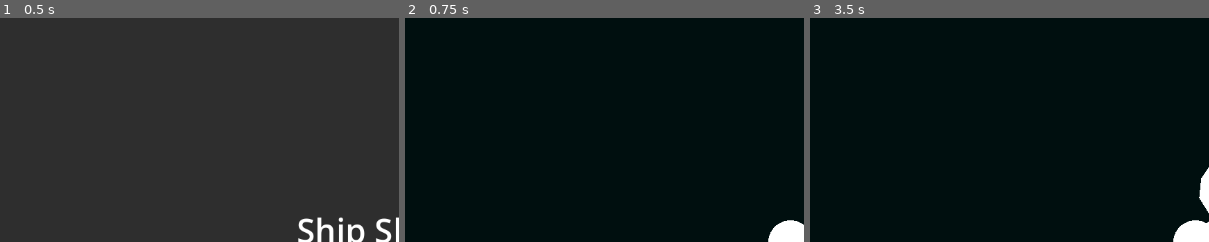
Above: before the commit, frames 1-3 (left to right).
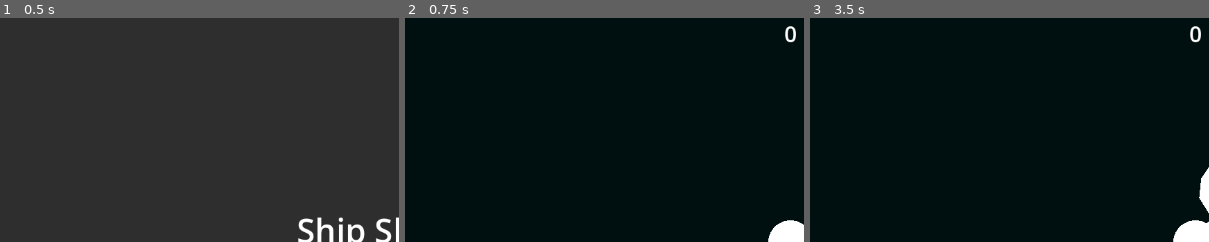
Above: after the commit, the same moments.

Repository: Burger-Bois/ld58
Game: Godot game, scene res://src/main.tscn
Two runs of this game, one before a commit and one after it. Both use one fixed random seed, a clock stepped at 60 frames per second and the inputs below.
Inputs (mouse positions are % of the whole screen's width and height, from its top left):
- Up to frame 1 (0.5 s): no input
- Up to frame 2 (0.75 s): click "Start" at 0.5 s
- Up to frame 3 (3.5 s): move the mouse to (72, 45) at 1.27 s; hold D (player_move_right) 1.28-2.03 s; click (72, 45) at 1.35 s; tap Space (ui_select) at 1.52, 2.27 s; move the mouse to (30, 55) at 2.02 s; hold S (player_move_down) 2.03-2.78 s; tap Shift (player_sprint) at 2.1 s; move the mouse to (60, 28) at 2.77 s; hold D (player_move_right) from 2.78 s (still down); click (60, 28) at 2.85 s
The pictures show only the part of the screen within x 2-52%, y 0-50%; the shares and areas given below are measured in that part.

Frame 1 is identical in both runs. In frame 2, 0.1% of the frame differs, in the area x 95-98%, y 3-12%; in frame 3, 0.1%.

Commit message:
feature: add score to stage

Diff:
--- a/src/stage/stage.tscn
+++ b/src/stage/stage.tscn
@@ -1,9 +1,11 @@
-[gd_scene load_steps=24 format=3 uid="uid://ctgo8mssfywbo"]
+[gd_scene load_steps=26 format=3 uid="uid://ctgo8mssfywbo"]
 
 [ext_resource type="PackedScene" uid="uid://i241o52relhs" path="res://src/player/player.tscn" id="1_dnqew"]
 [ext_resource type="Script" uid="uid://b4vo3y4e5uvh1" path="res://src/stage/pauser.gd" id="2_j58fr"]
 [ext_resource type="PackedScene" uid="uid://c2aysul8xes3t" path="res://src/ui/pause_menu.tscn" id="3_43xs6"]
 [ext_resource type="PackedScene" uid="uid://di3ankhvi8xyx" path="res://src/item/random_item.tscn" id="3_78rax"]
+[ext_resource type="PackedScene" uid="uid://coq3q4mphg2ms" path="res://src/ui/stage_ui.tscn" id="3_y8ixn"]
+[ext_resource type="Script" uid="uid://c24gixp7b8hex" path="res://src/ship/collection_area.gd" id="4_j58fr"]
 
 [sub_resource type="QuadMesh" id="QuadMesh_dnqew"]
 
@@ -69,6 +71,8 @@
 offset_left = 3.0
 offset_right = 3.0
 
+[node name="StageUI" parent="UI" instance=ExtResource("3_y8ixn")]
+
 [node name="Player" parent="." instance=ExtResource("1_dnqew")]
 position = Vector2(60, 63)
 
@@ -205,15 +209,16 @@
 shape = SubResource("RectangleShape2D_s633r")
 one_way_collision_margin = 12.1
 
-[node name="ScoreArea" type="Area2D" parent="Ship"]
+[node name="CollectionArea" type="Area2D" parent="Ship"]
 collision_layer = 0
 collision_mask = 4
-
-[node name="CollisionShape2D" type="CollisionShape2D" parent="Ship/ScoreArea"]
+script = ExtResource("4_j58fr")
+
+[node name="CollisionShape2D" type="CollisionShape2D" parent="Ship/CollectionArea"]
 position = Vector2(593.5, 464.5)
 shape = SubResource("RectangleShape2D_pvnpy")
 
-[node name="CollisionShape2D2" type="CollisionShape2D" parent="Ship/ScoreArea"]
+[node name="CollisionShape2D2" type="CollisionShape2D" parent="Ship/CollectionArea"]
 position = Vector2(595, 269)
 shape = SubResource("RectangleShape2D_itwdx")
 
